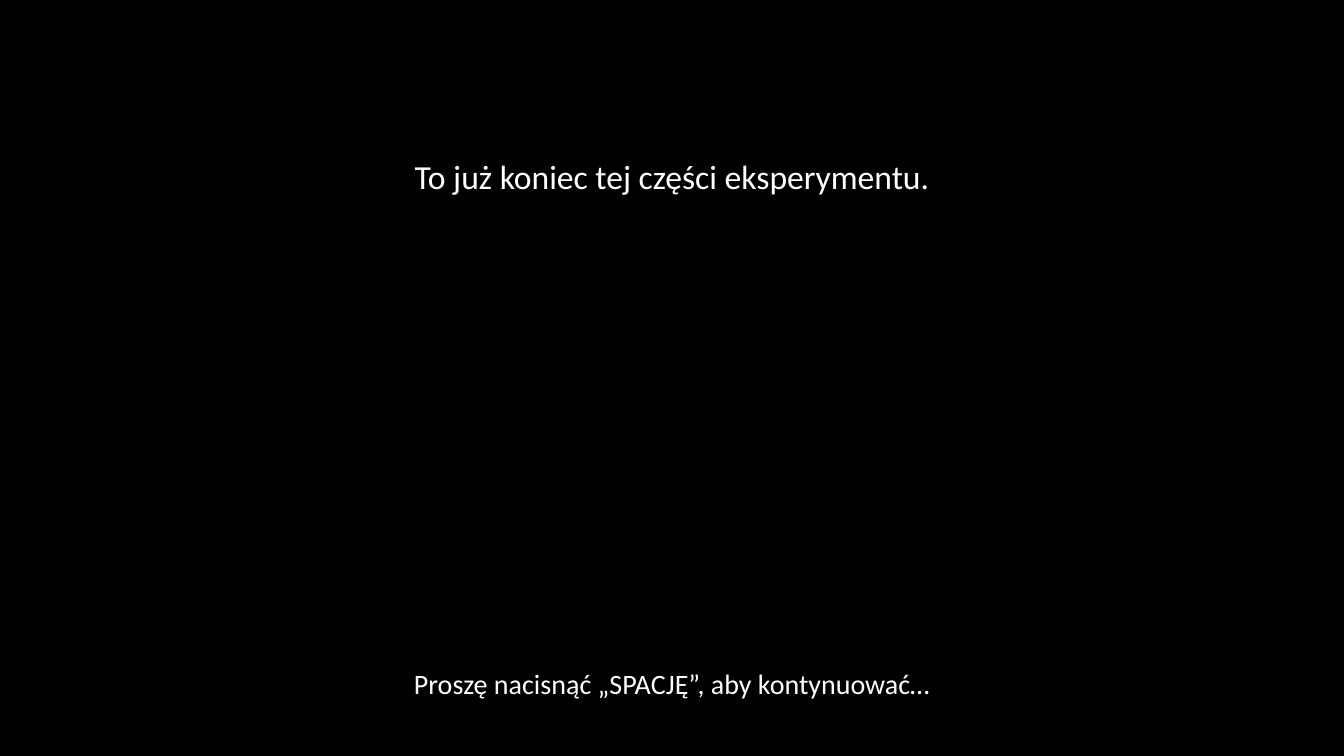
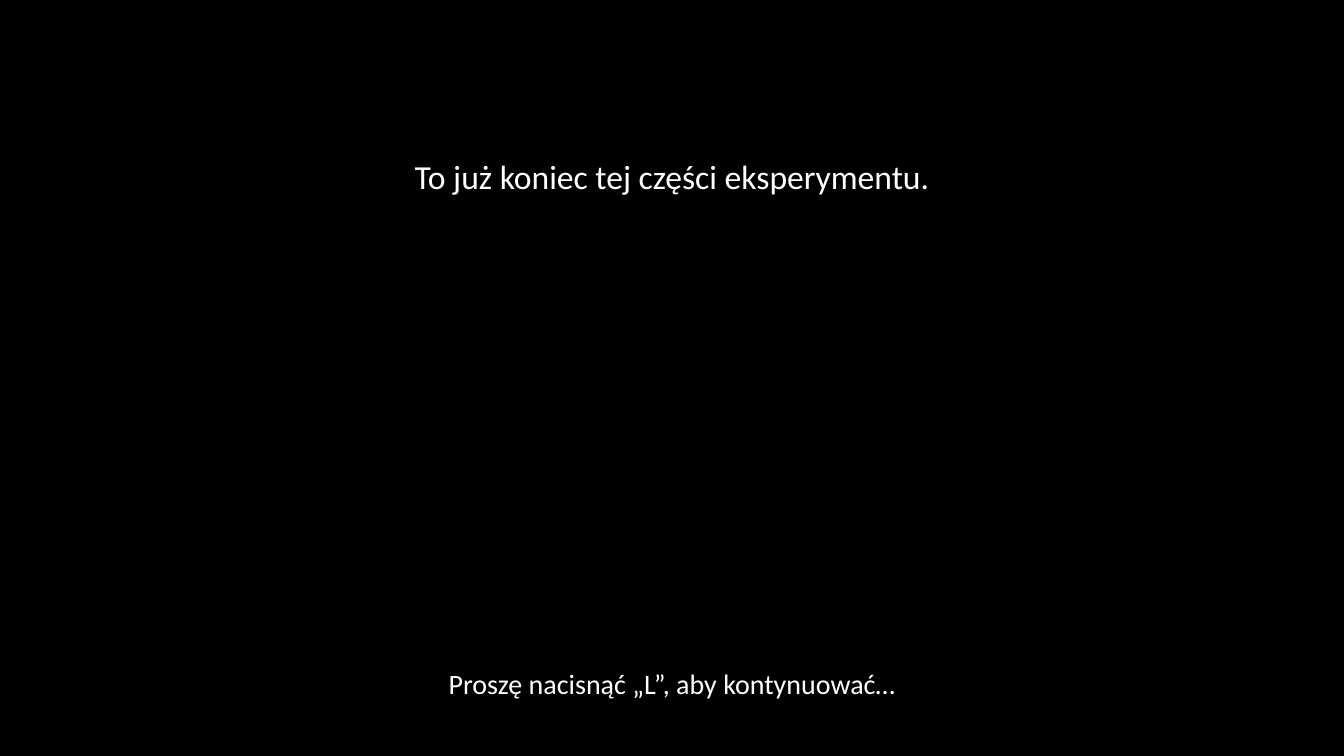
Before and after one commit to mmagnuski/senofag, a slide deck: slide 21 of EPRIME procedura png/Slajdy_proc1.pptx (slide 20 before the commit). Drawn at 1344x756 pixels with LibreOffice and Linux fonts; fonts in the diff are those of the drawing. Boxes give left, top, right and bottom in pixels: in the first picture for what was removed or moved away, otherwise in the second. Text is boxed around its words. In the diff, an @@ line names an element or a change of style, - is before the commit and + after.

```diff
--- a/EPRIME procedura png/Slajdy_proc1.pptx
+++ b/EPRIME procedura png/Slajdy_proc1.pptx
@@ text at [449,674,895,699]: text changed @@
-Proszę nacisnąć „SPACJĘ”, aby kontynuować…
+Proszę nacisnąć „L”, aby kontynuować…
```
Also in this commit, not shown: 5 other slides changed, 1 slide added, 9 other files.
